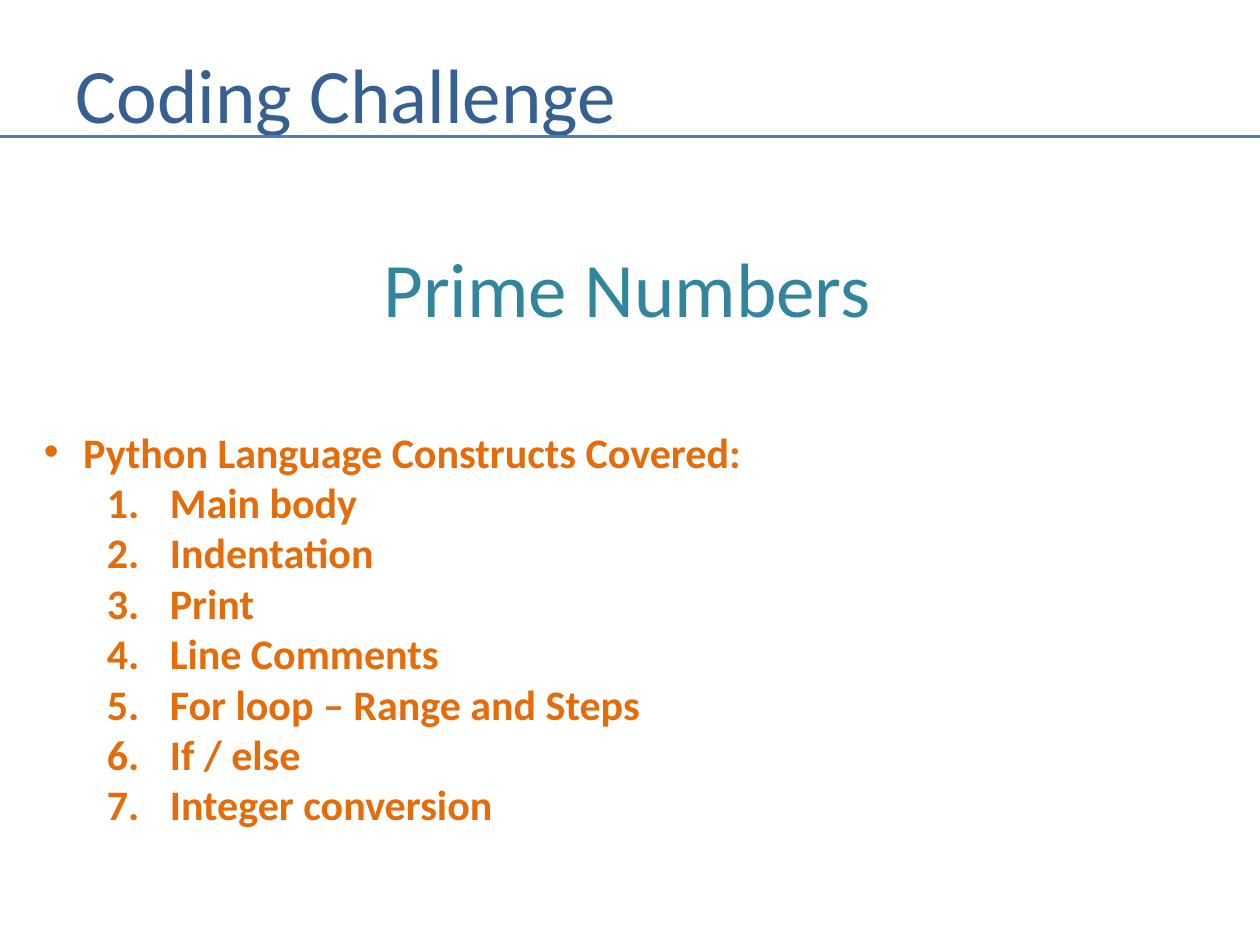
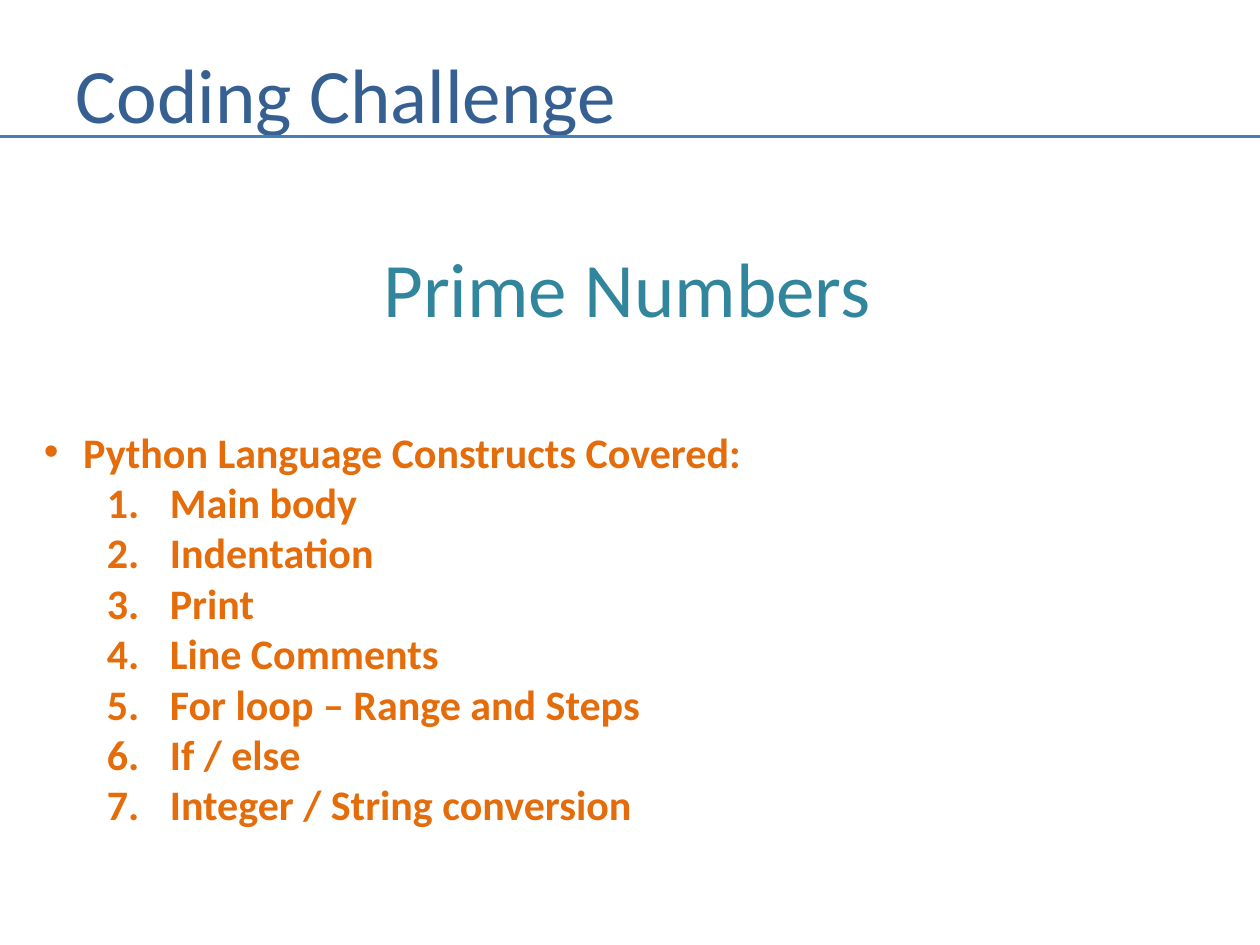
Before and after one commit to andrewferlitsch/Portland-Data-Science-Group, a slide deck: slide 3 of Presentations/Whiteboarding.pptx. Drawn at 1260x945 pixels with LibreOffice and Linux fonts; fonts in the diff are those of the drawing. Boxes give left, top, right and bottom in pixels: in the first picture for what was removed or moved away, otherwise in the second. Text is boxed around its words. In the diff, an @@ line names an element or a change of style, - is before the commit and + after.

```diff
--- a/Presentations/Whiteboarding.pptx
+++ b/Presentations/Whiteboarding.pptx
@@ text at [170, 790, 631, 827]: text changed @@
-  7. Integer conversion
+  7. Integer / String conversion
```
Also in this commit, not shown: 3 other slides changed, 2 other files.
